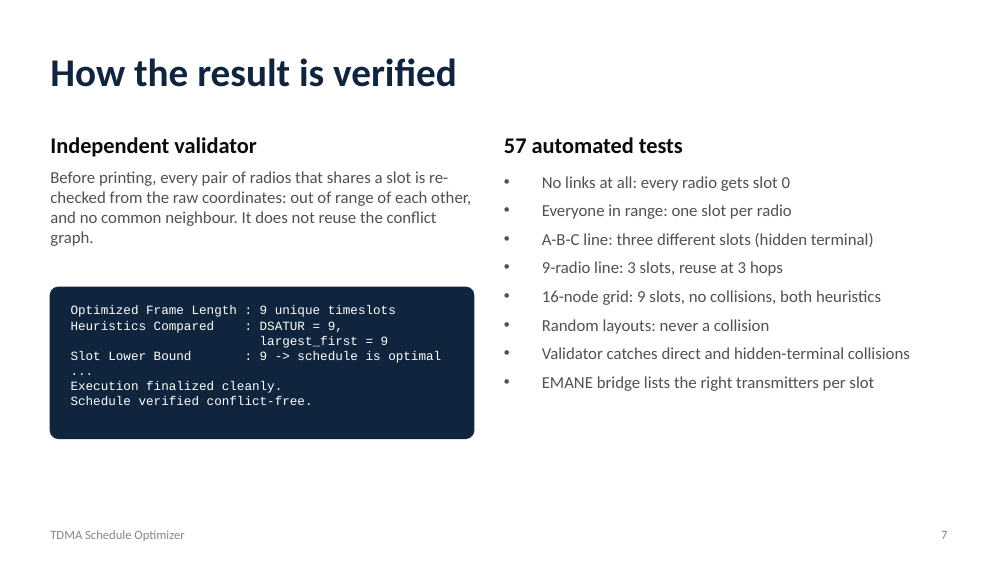
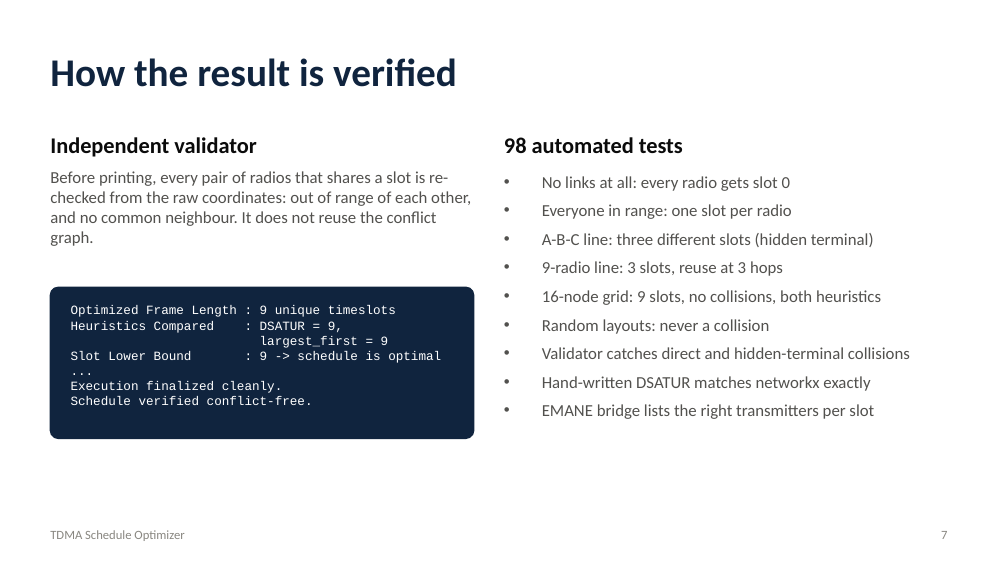
Before and after one commit to srikarreddyram/tdma-schedule-optimizer, a slide deck: slide 7 of presentation.pptx. Drawn at 1008x567 pixels with LibreOffice and Linux fonts; fonts in the diff are those of the drawing. Boxes give left, top, right and bottom in pixels: in the first picture for what was removed or moved away, otherwise in the second. Text is boxed around its words. In the diff, an @@ line names an element or a change of style, - is before the commit and + after.

Commit message:
Write DSATUR and largest_first colouring by hand
The task asks for a distance-2 colouring algorithm to be written, so the
colouring no longer calls networkx's greedy_color. graph_engine.py now
implements both strategies directly. Tests check that they give exactly
the same colourings as networkx on random layouts, so the grid schedule
and the recorded EMANE results are unchanged.

Docs, README and slides updated to match (98 tests).

```diff
--- a/presentation.pptx
+++ b/presentation.pptx
@@ text at [504, 137, 683, 153]: text changed @@
-57 automated tests
+98 automated tests
@@ text at [542, 376, 870, 391]: paragraph added @@
+• Hand-written DSATUR matches networkx exactly
```
Also in this commit, not shown: 1 other slide changed, 5 other files.
